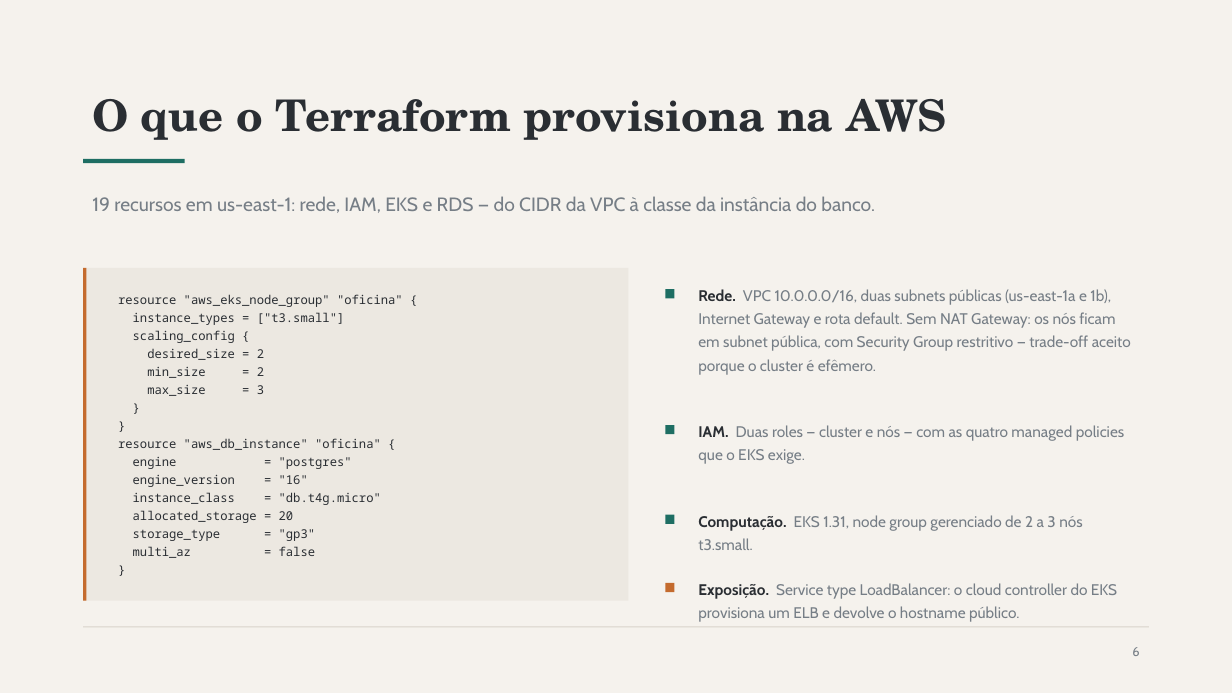
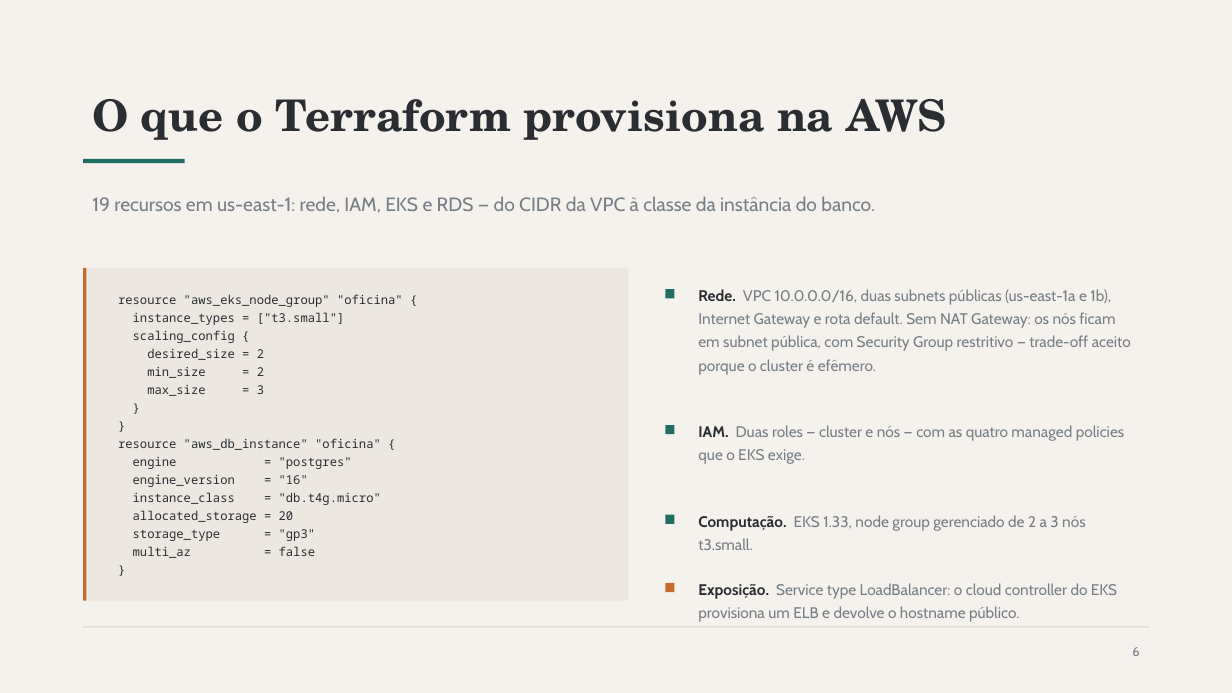
Before and after one commit to Guilherme-Fumagali/tech-challenge-1, a slide deck: slide 6 of docs/apresentacao/Tech-Challenge-Fase2.pptx. Drawn at 1232x693 pixels with LibreOffice and Linux fonts; fonts in the diff are those of the drawing. Boxes give left, top, right and bottom in pixels: in the first picture for what was removed or moved away, otherwise in the second. Text is boxed around its words. In the diff, an @@ line names an element or a change of style, - is before the commit and + after.

```diff
--- a/docs/apresentacao/Tech-Challenge-Fase2.pptx
+++ b/docs/apresentacao/Tech-Challenge-Fase2.pptx
@@ text at (698, 515, 1085, 550): text changed @@
-Computação. EKS 1.31, node group gerenciado de 2 a 3 nós t3.small.
+Computação. EKS 1.33, node group gerenciado de 2 a 3 nós t3.small.
```
Also in this commit, not shown: 1 other slide changed.
